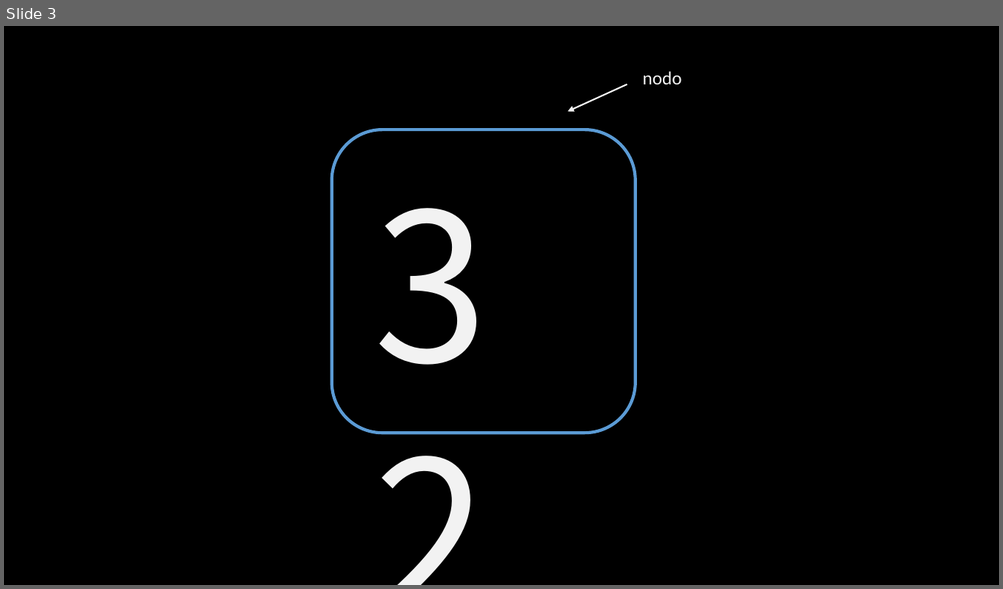
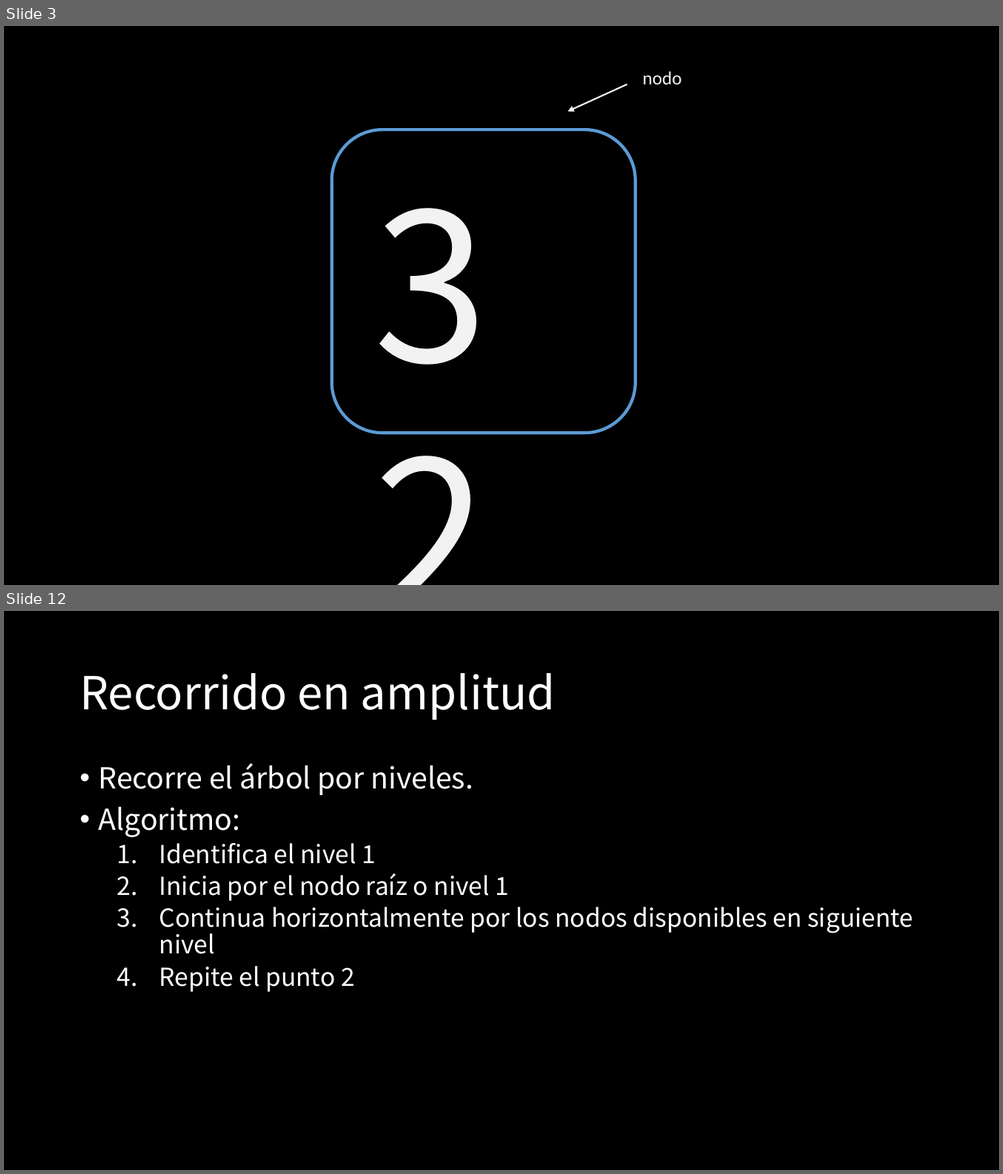
Before and after one commit to jcontrolresearch/DataStructure, a slide deck: Documents/[4]Arboles_binarios-Recorrido.pptx. Shown one above the other, each under a label of ours: slide 3 before the commit, slides 3 and 12 after it; the slides between them are not shown. The pictures are 1003x589 and 1003x1174 pixels, drawn with LibreOffice and Linux fonts; fonts in the diff are those of the drawing. Boxes give left, top, right and bottom in pixels: in the first picture for what was removed or moved away, otherwise in the second. Text is boxed around its words. In the diff, an @@ line names an element or a change of style, - is before the commit and + after.

```diff
--- a/Documents/[4]Arboles_binarios-Recorrido.pptx
+++ b/Documents/[4]Arboles_binarios-Recorrido.pptx
@@ slide 12 added at <box>4,611,999,1170</box>, background #000000 @@
@@ title added at <box>79,673,555,720</box>, 44 pt, text #FFFFFF @@
+Recorrido en amplitud
@@ text added at <box>99,763,913,992</box>, 24 pt, text #FFFFFF @@
+• Recorre el árbol por niveles.
+• Algoritmo:
+  1. Identifica el nivel 1
+  2. Inicia por el nodo raíz o nivel 1
+  3. Continua horizontalmente por los nodos disponibles en siguiente nivel
+  4. Repite el punto 2
```
Also in this commit, not shown: 2 slides changed, 21 other slides added.
